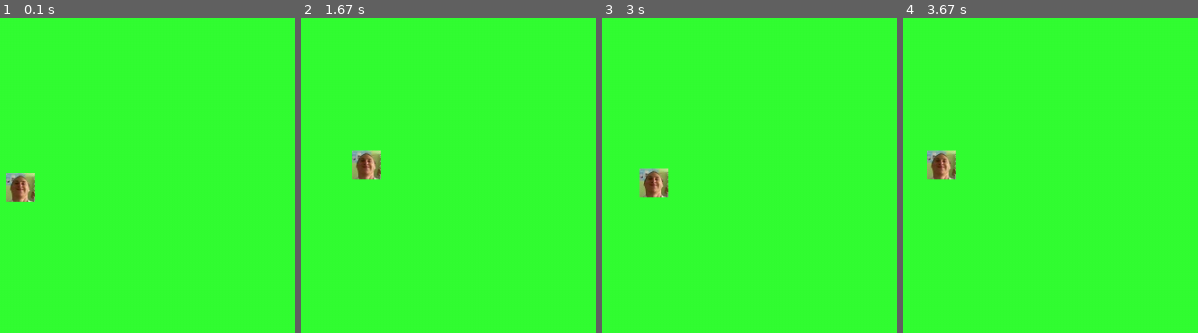
Above: before the commit, frames 1-4 (left to right).
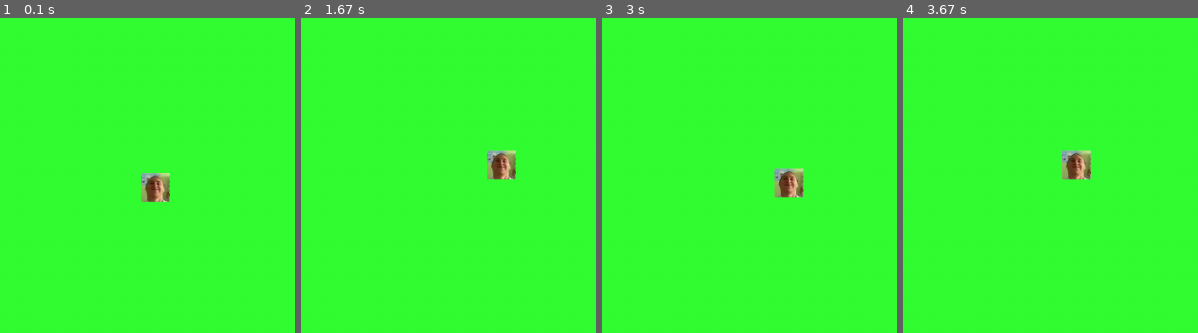
Above: after the commit, the same moments.

Repository: Shaban245/Snake_pygame
Game: pygame game, started from main.py
The game is run twice, just before and just after one commit, with the same random seed, the same clock (stepped at 60 frames per second) and the same inputs.
Inputs:
- Up to frame 1 (0.1 s): no input
- Up to frame 2 (1.67 s): hold D 0.33-0.8 s; hold W 0.83-1.3 s; hold D from 1.33 s (still down)
- Up to frame 3 (3 s): release D at 1.8 s; hold A 1.83-2.37 s; hold S 2.4-2.7 s; hold A from 2.73 s (still down)
- Up to frame 4 (3.67 s): release A at 3.13 s; hold W 3.17-3.53 s; hold D from 3.57 s (still down)
The pictures show only the part of the screen within x 0-50%, y 25-75%; the shares and areas given below are measured in that part.
In our replay, the window is 630x630 before the commit and 900x630 after it. These sizes can differ from the game's own. Grey fills any space a smaller window leaves; there, only what the larger window draws over its background counts as a difference.

The runs differ from the first frame. In frame 1, 1.8% of the frame differs, in the area x 2-58%, y 49-59%; in frame 2, 1.9%; in frame 3, 1.9%, in the area x 12-69%, y 47-58%; in frame 4, 1.9%.

Commit message:
refactor: Game and main

Diff:
--- a/main.py
+++ b/main.py
@@ -11,10 +11,10 @@
 
 
 while True:
-    pygame.display.update()
-    game.screen.fill(game.field.rgb_color)
-    game.screen.blit(game.snake.image, (game.snake.x_position, game.snake.y_position))
-    game.clock.tick(constants.FPS)
+
+    game.update_screen(game)
+    game.blit_snake(game)
+    game.clock_tick(game)
 
 
 
--- a/src/Game.py
+++ b/src/Game.py
@@ -1,6 +1,7 @@
 from src.field import Field
 from src.Snake import Snake
 import pygame
+from src.constants import FPS
 
 
 class Game:
@@ -9,4 +10,15 @@
         self.snake = Snake()
         self.field = Field()
         self.clock = pygame.time.Clock()
+        self.fps = FPS
         self.screen = pygame.display.set_mode((self.field.width, self.field.heigth))
+
+    def update_screen(self, game) -> None:
+        pygame.display.update()
+        game.screen.fill(game.field.rgb_color)
+
+    def blit_snake(self, game) -> None:
+        game.screen.blit(game.snake.image, (game.snake.x_position, game.snake.y_position))
+
+    def clock_tick(self, game) -> None:
+        game.clock.tick(self.fps)
--- a/src/chery.py
+++ b/src/chery.py
@@ -0,0 +1,14 @@
+import images
+import pygame
+from src import constants
+from random import randint as rd
+
+class Chery:
+    def __init__(self):
+        self.image = pygame.image.load("images/Chery.jpg")
+        self._allowed_x = constants.allowed_chery_x
+        self._allowed_y = constants.allowed_chery_y
+
+
+    def generate_new_position(self) -> list:
+        ...
--- a/src/constants.py
+++ b/src/constants.py
@@ -1,5 +1,5 @@
 
-WIDTH_field =  700
+WIDTH_field =  1000
 HEIGHT_field = 700
 rgb_color_field = (51, 255 , 51)
 FPS = 10
@@ -16,3 +16,6 @@
 left = 'left'
 up = 'up'
 down = 'down'
+
+allowed_chery_x = WIDTH_field - 50
+allowed_chery_y = HEIGHT_field - 50
Binary file added: images/Chery.jpg
